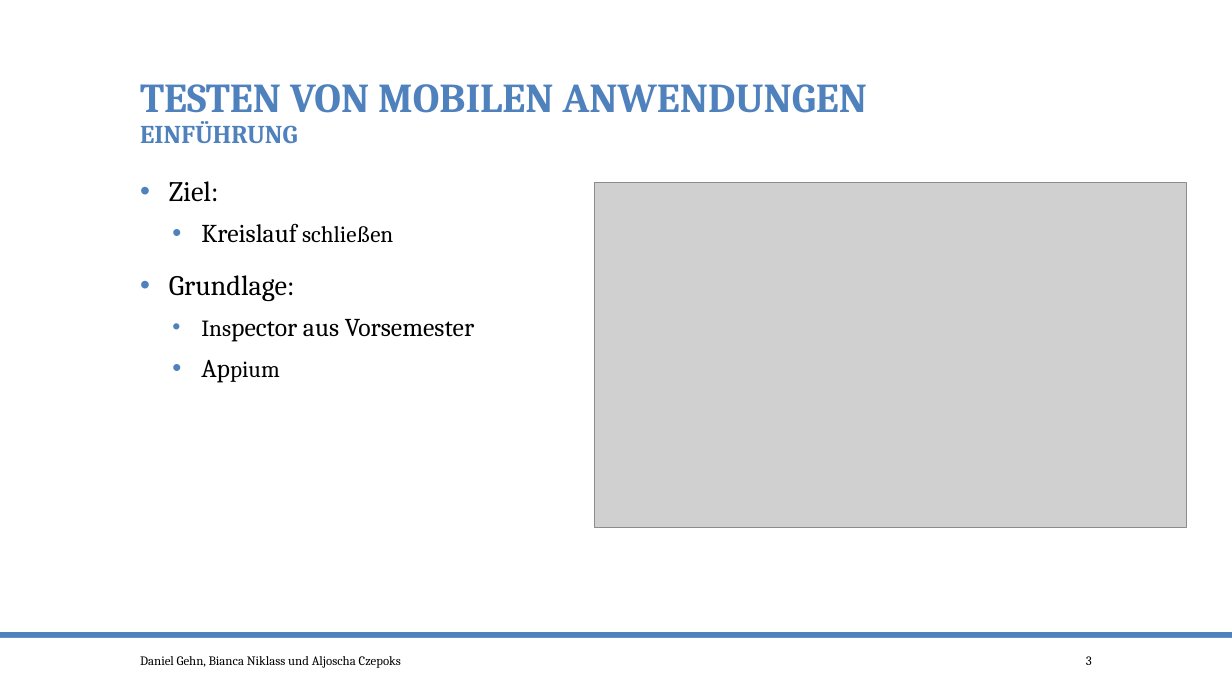
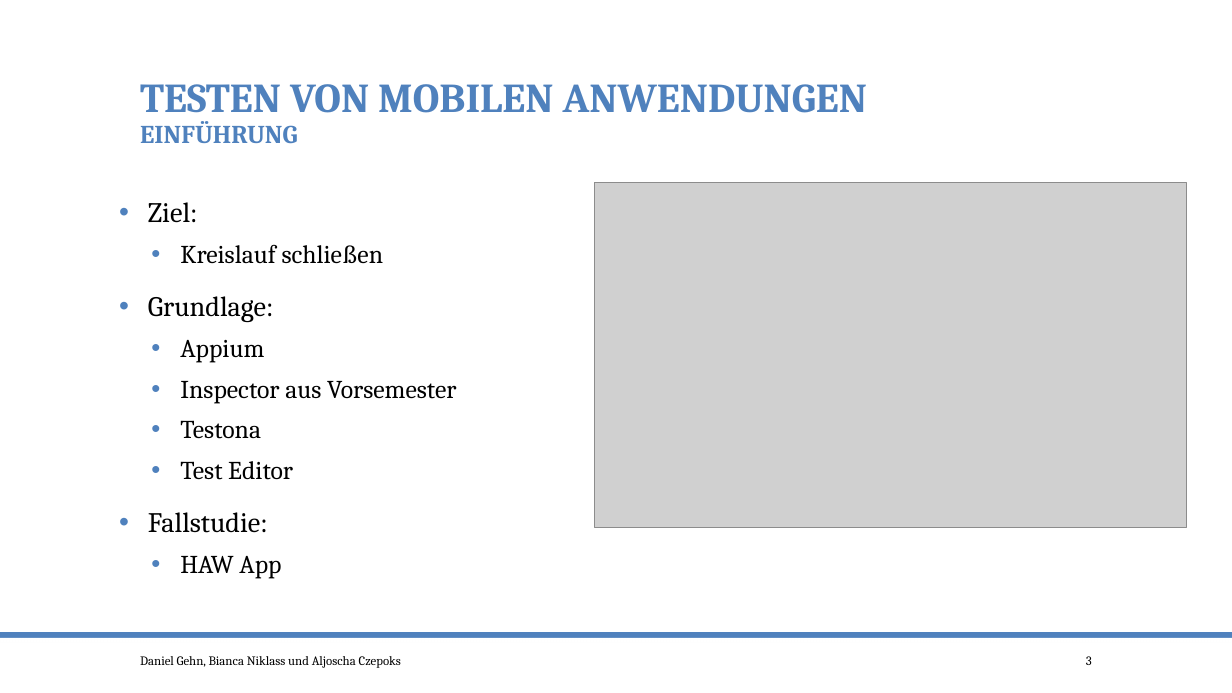
Before and after one commit to po-test-ws-2015/test-cycle, a slide deck: slide 3 of TestenMileStone3.pptx. Drawn at 1232x693 pixels with LibreOffice and Linux fonts; fonts in the diff are those of the drawing; grey boxes stand for pictures. Boxes give left, top, right and bottom in pixels: in the first picture for what was removed or moved away, otherwise in the second. Text is boxed around its words. In the diff, an @@ line names an element or a change of style, - is before the commit and + after.

```diff
--- a/TestenMileStone3.pptx
+++ b/TestenMileStone3.pptx
@@ text "Ziel:" moved from (x1=169, y1=181, x2=474, y2=337) to (x1=148, y1=202, x2=456, y2=579) @@
@@ text at (x1=180, y1=244, x2=456, y2=403): size 18 to 20 pt in "schließen", "Inspector" @@
@@ text at (x1=180, y1=340, x2=264, y2=363): paragraph added @@
+  • Appium
@@ text at (x1=148, y1=420, x2=293, y2=579): text changed; size 18 to 20 pt @@
-  • Appium
+  • Testona
+  • Test Editor
+• Fallstudie:
+  • HAW App
```
Also in this commit, not shown: 1 other slide changed, 1 other file.
